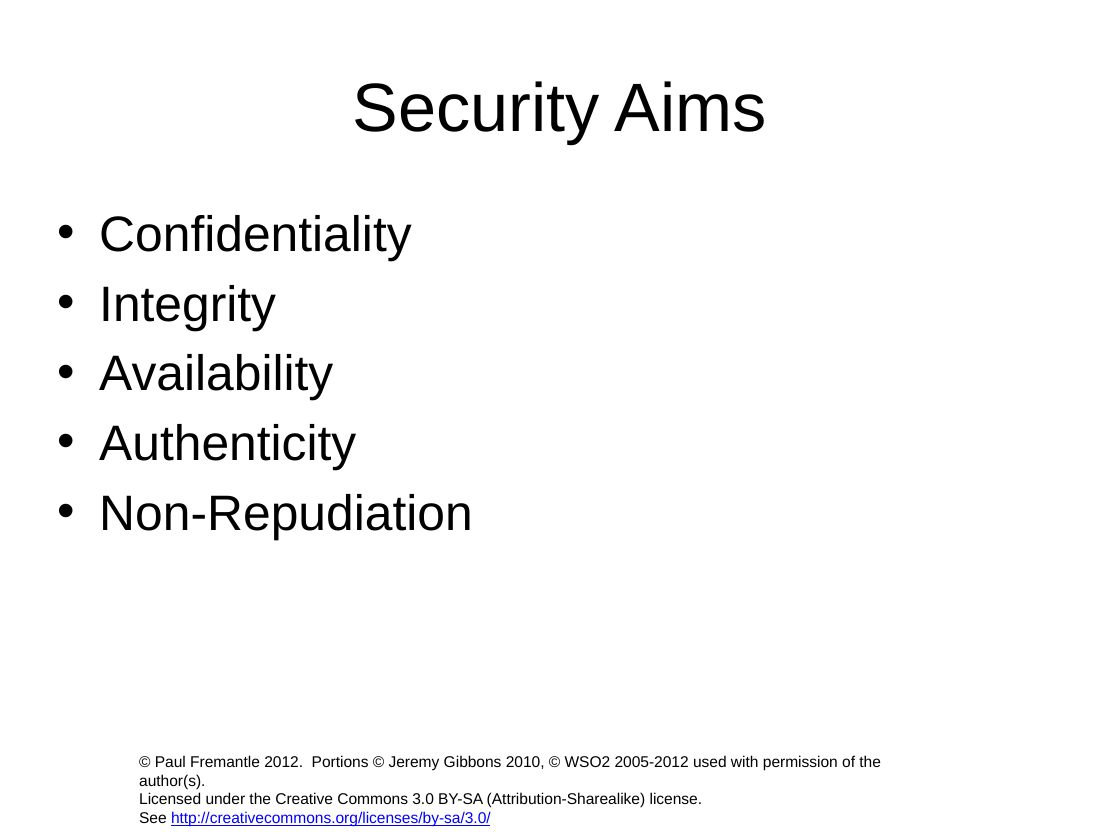
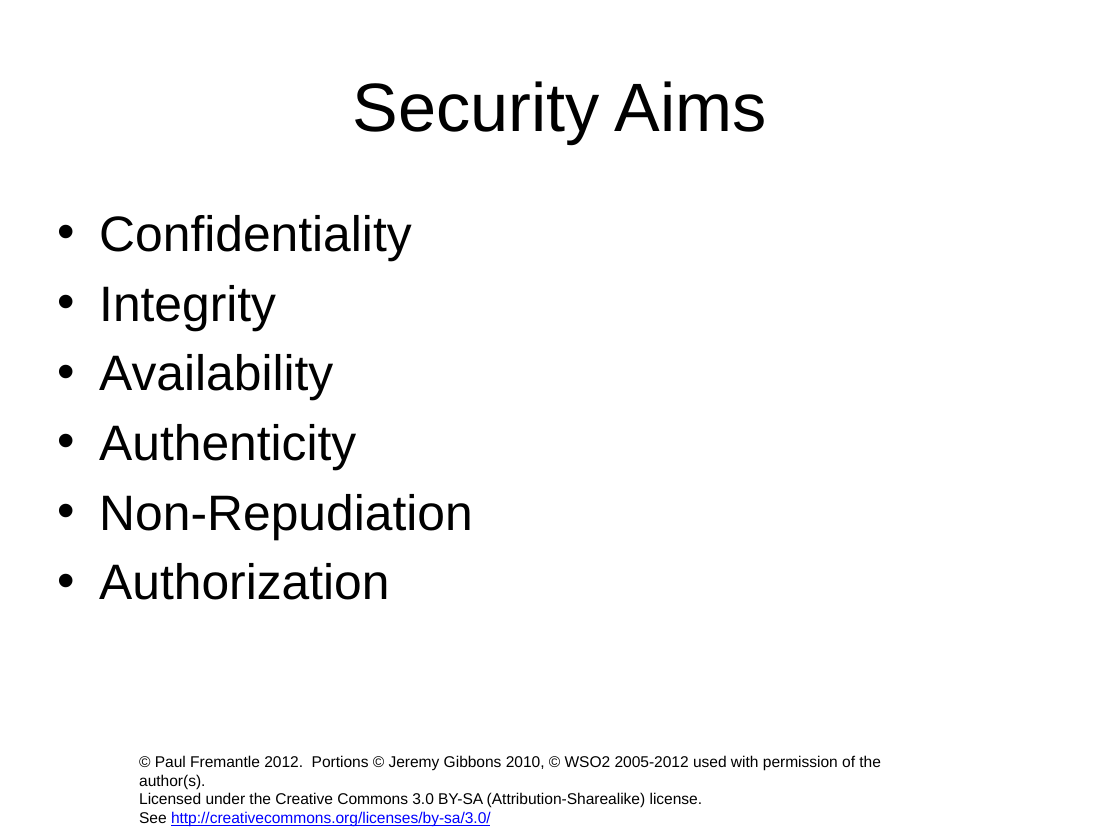
Before and after one commit to pzfreo/ox-soa-old, a slide deck: slide 2 of presentations/09-Security.pptx. Drawn at 1120x840 pixels with LibreOffice and Linux fonts; fonts in the diff are those of the drawing; background and template pictures are left out. Boxes give left, top, right and bottom in pixels: in the first picture for what was removed or moved away, otherwise in the second. Text is boxed around its words. In the diff, an @@ line names an element or a change of style, - is before the commit and + after.

```diff
--- a/presentations/09-Security.pptx
+++ b/presentations/09-Security.pptx
@@ text at <box>99,563,389,600</box>: paragraph added @@
+• Authorization
```
Also in this commit, not shown: 7 slides added, 2 other files.
